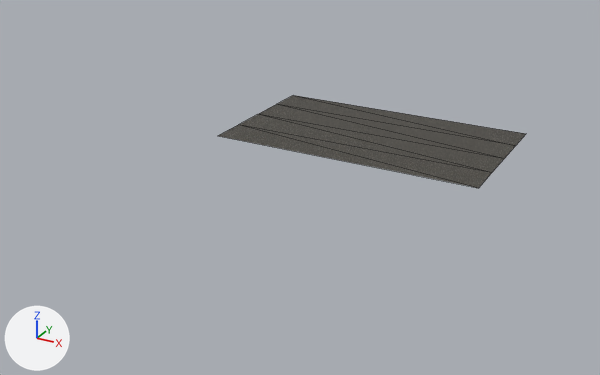
One commit to the glTF model objects/road.glb: the scene before it, then after it.
Both versions are drawn from a 50 mm camera at (11.9, -27.2, 10.8) aimed at (-2.0, -2.0, -1.8). Arrows for +X, +Y and +Z are at lower left; the lights stay in place. Mesh edges are drawn as thin lines. Where no turn or scale is listed for an object, it has been applied to the vertices. Vertices at the same position are counted once.

Names of what the first picture shows: 'road-col'.
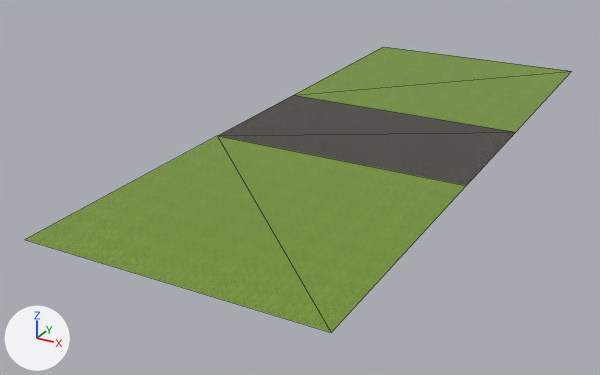
The newer file is also rescaled (x1.031), turned or shifted as a whole; pictures and numbers use the older file's frame.

Where the change shows, as pixel boxes (x1, y1, x2, y2) in the pictures (600 x 375 px):
'sideroad-col', added
    after: (25, 47, 571, 332)
'road-col', reshaped
    before: (218, 95, 526, 188)
    after: (218, 95, 515, 186)

Diff of the bpy script that builds the scene:
```diff
--- a/objects/road.glb.py
+++ b/objects/road.glb.py
@@ img_clover_grass_64x64 @@
+img_clover_grass_64x64 = load_image('clover+grass-64x64', '_unpacked/clover_grass-64x64', 64, 64, 'sRGB')
@@ mat_grass @@
+mat_grass = bpy.data.materials.new('Grass')
+# uses the picture img_clover_grass_64x64
@@ me_road_col @@
 # used by ob_road_col; location = (0.0, 0.0, 0.0)
-me_road_col.from_pydata(...)  # 10 vertices, 8 faces; spans x -5.05..5.05, y -2.88..2.94, z 0.0
+me_road_col.from_pydata(...)  # 4 vertices, 2 faces; spans x -5.05..4.65, y -2.88..2.94, z 0.0
+# me_road_col part 1
+# 8 vertices are removed from x -5.05..5.05, y -2.88..2.94, z 0.0
+# 8 faces are deleted
+# 2 vertices are added at (4.65, -2.88, 0.0), (4.65, 2.94, 0.0)
+# 2 new faces join them
 me_road_col.materials.append(mat_material_001)
@@ me_plane_002 @@
+me_plane_002.from_pydata(...)  # 8 vertices, 4 faces; spans x -4.8..4.8, y -20.4..4.8, z 0.0
+me_plane_002.materials.append(mat_grass)
@@ ob_sideroad_col @@
+ob_sideroad_col = bpy.data.objects.new('sideroad-col', me_plane_002)
+ob_sideroad_col.location = (-0.2, 7.79, 0.0)
```
